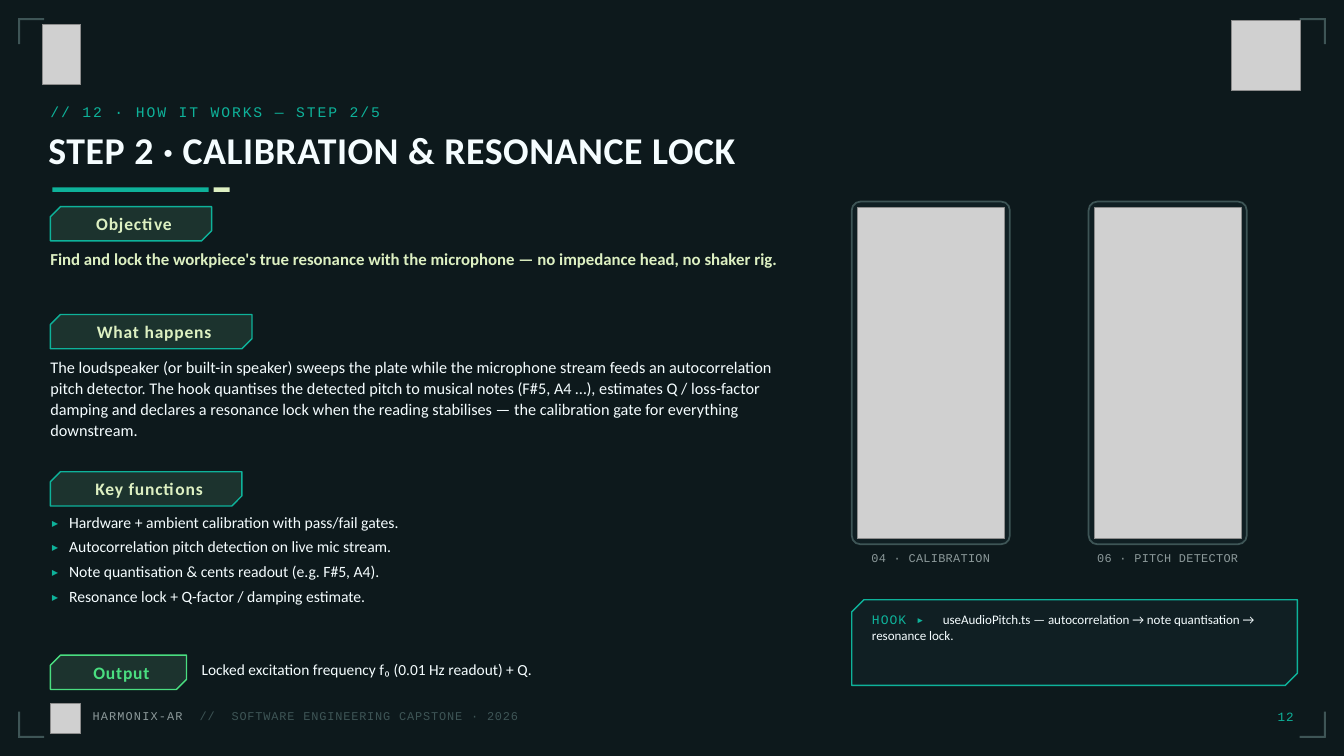
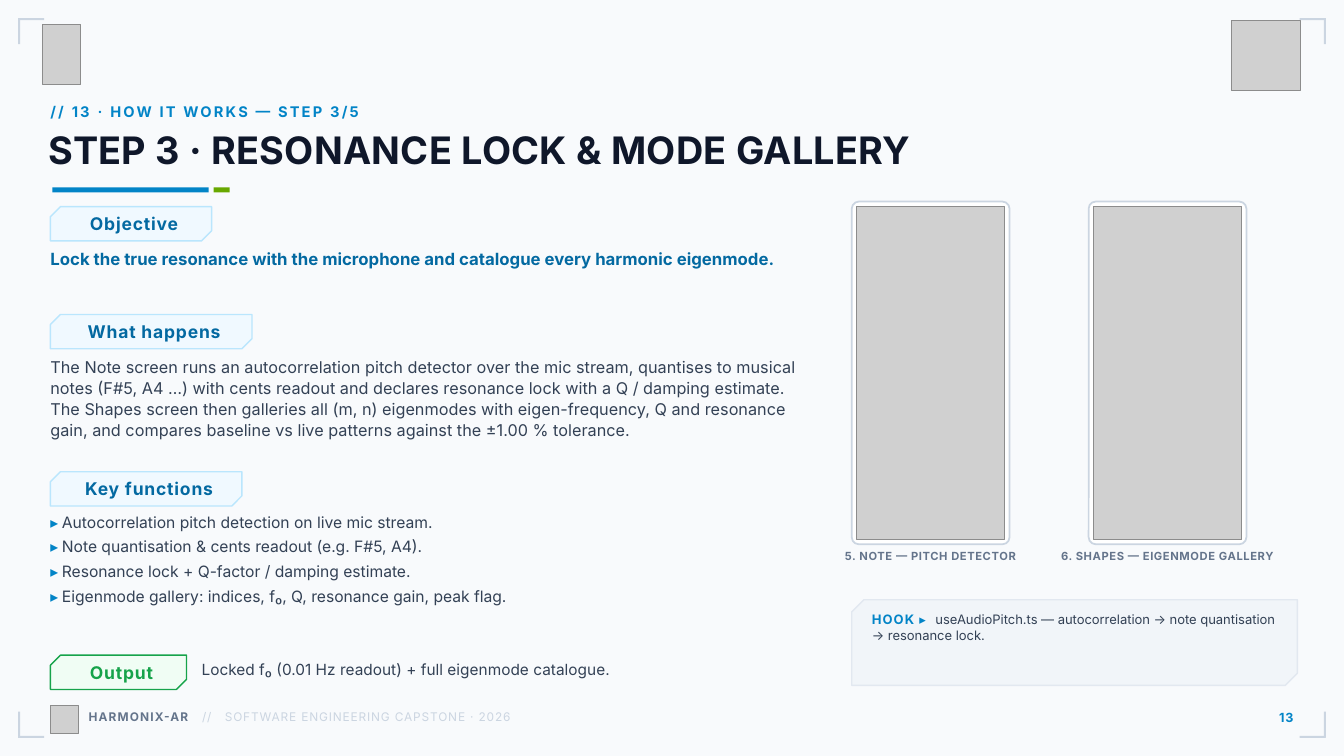
Before and after one commit to nandhish3004/Harmonix-AI, a slide deck: slide 14 of HARMONIX-AR_Capstone_Deck.pptx (slide 13 before the commit). Drawn at 1344x756 pixels with LibreOffice and Linux fonts; fonts in the diff are those of the drawing; grey boxes stand for pictures; background and template pictures are left out. Boxes give left, top, right and bottom in pixels: in the first picture for what was removed or moved away, otherwise in the second. Text is boxed around its words. In the diff, an @@ line names an element or a change of style, - is before the commit and + after.

Commit message:
docs: capstone deck v2 — real app UI screenshots (headless build) + current light engineering theme + reference-exact title slide

```diff
--- a/HARMONIX-AR_Capstone_Deck.pptx
+++ b/HARMONIX-AR_Capstone_Deck.pptx
@@ background #0D191C to picture (left out) @@
@@ text at bbox=[72, 105, 359, 119]: text changed; font Courier New to Inter; text colour #0EB29A to #0284C7; bold on @@
-// 12 · HOW IT WORKS — STEP 2/5
+// 13 · HOW IT WORKS — STEP 3/5
@@ text at bbox=[48, 136, 910, 165]: text changed; font Calibri to Inter; text colour #F5FDFF to #0F172A @@
-STEP 2 · CALIBRATION & RESONANCE LOCK
+STEP 3 · RESONANCE LOCK & MODE GALLERY
@@ rectangle at bbox=[52, 188, 209, 193]: fill #0EB29A to #0284C7 @@
@@ rectangle at bbox=[214, 188, 230, 193]: fill #DDF0C2 to #68A800 @@
@@ rounded rectangle at bbox=[852, 202, 1009, 544]: fill #101F23 to #FFFFFF; outline #3E5556 1.25 pt to #CBD5E1 1.25 pt; proportions changed @@
@@ rounded rectangle at bbox=[1089, 202, 1246, 544]: fill #101F23 to #FFFFFF; outline #3E5556 1.25 pt to #CBD5E1 1.25 pt; proportions changed @@
@@ text at bbox=[50, 252, 774, 269]: text changed; font Calibri to Inter; text colour #DDF0C2 to #0369A1 @@
-Find and lock the workpiece's true resonance with the microphone — no impedance head, no shaker rig.
+Lock the true resonance with the microphone and catalogue every harmonic eigenmode.
@@ text at bbox=[50, 361, 795, 440]: text changed; font Calibri to Inter; text colour #F5FDFF to #334155 @@
-The loudspeaker (or built-in speaker) sweeps the plate while the microphone stream feeds an autocorrelation pitch detector. The hook quantises the detected pitch to musical notes (F#5, A4 …), estimates Q / loss-factor damping and declares a resonance lock when the reading stabilises — the calibration gate for everything downstream.
+The Note screen runs an autocorrelation pitch detector over the mic stream, quantises to musical notes (F#5, A4 …) with cents readout and declares resonance lock with a Q / damping estimate. The Shapes screen then galleries all (m, n) eigenmodes with eigen-frequency, Q and resonance gain, and compares baseline vs live patterns against the ±1.00 % tolerance.
@@ font Calibri to Inter, text colour #DDF0C2 to #0369A1; fill #1C332E to #F0F9FF; outline #0EB29A 1 pt to #BAE6FD 1 pt in 3 elements at bbox=[50, 207, 212, 241], bbox=[50, 315, 252, 349], bbox=[50, 472, 242, 506] @@
@@ text at bbox=[62, 516, 432, 581]: font Courier New to Inter, text colour #0EB29A to #0284C7 in "▸", "▸", "▸"; font Calibri to Inter, text colour #F5FDFF to #334155 in "Autocorrelation pitch detection on live mic stream.", "Note quantisation & cents readout (e.g. F#5, ...", "Resonance lock + Q-factor / damping estimate." @@
@@ text at bbox=[69, 517, 398, 531]: paragraph removed @@
-▸ Hardware + ambient calibration with pass/fail gates.
@@ text at bbox=[845, 552, 1016, 560]: text changed; size 8.5 to 8 pt; font Courier New to Inter; text colour #8C999A to #64748B; bold on @@
-06 · PITCH DETECTOR
+5. NOTE — PITCH DETECTOR
@@ text removed at bbox=[871, 554, 990, 562] @@
-04 · CALIBRATION
@@ text added at bbox=[1061, 552, 1274, 560], 8 pt, text #64748B, bold @@
+6. SHAPES — EIGENMODE GALLERY
@@ text at bbox=[62, 590, 506, 606]: paragraph added @@
+▸ Eigenmode gallery: indices, f₀, Q, resonance gain, peak flag.
@@ freeform shape at bbox=[852, 600, 1298, 686]: fill #101F23 to #F1F5F9; outline #0EB29A 1 pt to #E2E8F0 1 pt @@
@@ text "HOOK ▸ useAudioPitch.ts — autocorrelation ..." at bbox=[872, 614, 1275, 640]: font Courier New to Inter, text colour #0EB29A to #0284C7, bold on in "HOOK ▸"; font Calibri to Inter, text colour #F5FDFF to #334155 @@
@@ freeform shape "Output" at bbox=[50, 655, 187, 690]: font Calibri to Inter, text colour #4ADE80 to #16A34A; fill #1C332E to #F0FDF4; outline #4ADE80 1 pt to #16A34A 1 pt @@
@@ text at bbox=[202, 662, 609, 679]: text changed; font Calibri to Inter; text colour #F5FDFF to #334155 @@
-Locked excitation frequency f₀ (0.01 Hz readout) + Q.
+Locked f₀ (0.01 Hz readout) + full eigenmode catalogue.
@@ text "HARMONIX-AR // SOFTWARE ENGINEERING CAPSTONE ..." at bbox=[89, 712, 511, 721]: font Courier New to Inter; text colour #8C999A to #64748B, bold on in "HARMONIX-AR"; text colour #3E5556 to #CBD5E1 in "// SOFTWARE ENGINEERING CAPSTONE · 2026" @@
@@ text at bbox=[1279, 712, 1293, 722]: text changed; font Courier New to Inter; text colour #0EB29A to #0284C7; bold on @@
-12
+13
@@ fill #3E5556 to #CBD5E1 in 8 elements at bbox=[18, 18, 20, 44], bbox=[18, 18, 44, 20], bbox=[1324, 18, 1326, 44], bbox=[1300, 18, 1326, 20], bbox=[18, 712, 20, 738], bbox=[18, 736, 44, 738], bbox=[1324, 712, 1326, 738], bbox=[1300, 736, 1326, 738] @@
```
Also in this commit, not shown: 23 other slides changed, 2 slides added, 2 slides removed, 2 other files.
